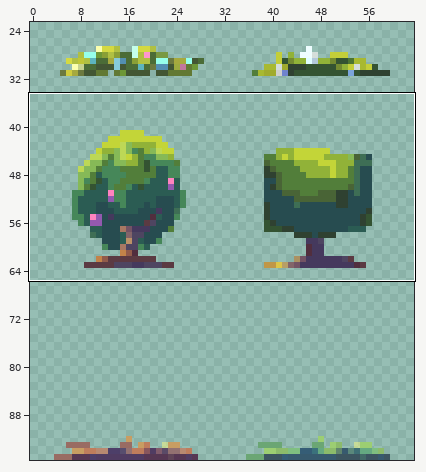
Two versions of one sprite sheet, Assets/Sprites/Nature/flower.png. Above, an overview of the earlier version with the close-up marked.
Close-up. Before:
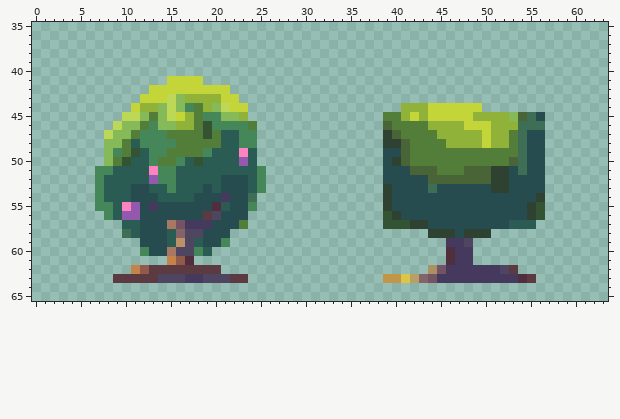
The file is 64x96 pixels. Colours within 5 levels of each other are drawn and written as one. Shown: x 0..63, y 35..65. The wide view leaves out empty margins. The commit also changed other parts of the picture, which this record leaves out.
The same view after the edit:
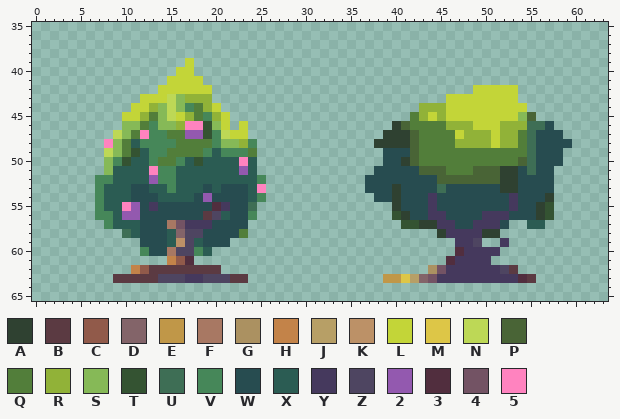
Palette (. is transparent): A #2f4131  B #5b3a42  C #915a4a  D #836469  E #c09748  F #a87863  G #ab9161  H #c38349  J #b79f66  K #bc9167  L #c3d538  M #ddc647  N #bdd856  P #496436  Q #527e3a  R #91b238  S #86b957  T #345332  U #3e6e55  V #468759  W #274c50  X #2b5c53  Y #45395d  Z #4e4561  2 #9359af  3 #512e3e  4 #735364  5 #ff83bf
From old to new:
y 39: x 17 . -> L
y 40: x 16..17 .. -> LL
y 42: x 13 L -> .; x 20..21 LL -> ..; x 49..53 ..... -> LLLLL
y 43: x 20..22 RLL -> ...; x 46..53 ........ -> LLLLLLLL
y 44: x 12 R -> L; x 20..23 SNLL -> L...; x 41..42 RR -> ..; x 44..45 LL -> RR; x 50..54 ..... -> LLLLL
y 45: x 10..12 NNS -> LLR; x 20..23 VSSR -> RL..; x 39..42 QQRL -> ...Q; x 45 L -> R; x 49..56 RRRRSPUW -> LLLLLSP.
y 46: x 9 N -> .; x 17..18 RQ -> 55; x 20..24 VVVVQ -> SL.L.; x 39..41 PQQ -> .AP; x 44..45 RR -> QQ; x 48 L -> R; x 51 R -> L; x 54 U -> R; x 57 . -> W
y 47: x 8..9 NS -> .N; x 12 V -> 5; x 17..18 QQ -> 22; x 20..24 QXXVV -> VNLL.; x 40..42 PQQ -> AAP; x 45..47 RRR -> QQL; x 50..51 LR -> RL; x 53..55 QUW -> RQU; x 57..58 .. -> WW
y 48: x 8 S -> 5; x 20..23 QXXV -> VSSR; x 38 . -> A; x 41..42 PQ -> AP; x 46 R -> Q; x 50..51 LR -> RL; x 53..55 QUW -> RQU; x 57..59 ... -> WWW
y 49: x 8..9 SV -> NS; x 21..24 XX5X -> VVVQ; x 41..42 PQ -> WP; x 54..55 UW -> QU; x 57..58 .. -> WW
y 50: x 9 Q -> V; x 23 2 -> 5; x 40..42 APQ -> WAP; x 53..55 PUW -> QPU; x 57..58 .. -> WW
y 51: x 7..8 VV -> .S; x 23 X -> 2; x 25 V -> .; x 38 . -> W; x 42 P -> W; x 45 Q -> P; x 48 P -> Q; x 51 A -> P; x 53..55 WUW -> AWU; x 57 . -> W
y 52: x 8 X -> V; x 21..23 WWW -> XXX; x 37..38 .. -> WW; x 44 P -> W; x 51 A -> P; x 53 W -> A; x 57 . -> W
y 53: x 25 V -> 5; x 37..40 ..AW -> WWWA; x 44..45 UW -> WU; x 51 A -> W; x 53 W -> A; x 57 . -> W
y 54: x 19 W -> 2; x 21 Y -> W; x 24..25 U. -> XV; x 38..40 .AW -> WWA; x 44 W -> Y; x 53 W -> Y; x 56..57 A. -> WA
y 55: x 8 V -> X; x 21 X -> Y; x 24 V -> U; x 39..40 AW -> .A; x 44 W -> Y; x 53 W -> Y; x 55..57 AT. -> WAT
y 56: x 7 . -> V; x 21 W -> X; x 24 . -> V; x 39..41 TAW -> .TA; x 44..45 WW -> YY; x 50..52 WWW -> YYY; x 55..57 AT. -> WAT
y 57: x 8..9 .. -> VX; x 23 Q -> W; x 39..40 TT -> ..; x 42 A -> T; x 44..46 WWW -> AYY; x 49..51 WWW -> YYY; x 53..54 XX -> ..; x 56 . -> X
y 58: x 22..23 .. -> WQ; x 44 A -> .; x 46..49 AWAA -> YYYY; x 51 . -> A
y 59: x 21 V -> W; x 46 Y -> .; x 48..49 Z. -> YZ; x 52 . -> Y
y 60: x 46..47 3Y -> .3; x 49..51 ... -> YYY
y 61: x 49..50 .. -> YY
Where, in picture pixels (left, top, right, bottom), the same in both close-ups:
changed: (95, 58, 266, 247)
changed: (365, 85, 572, 265)
